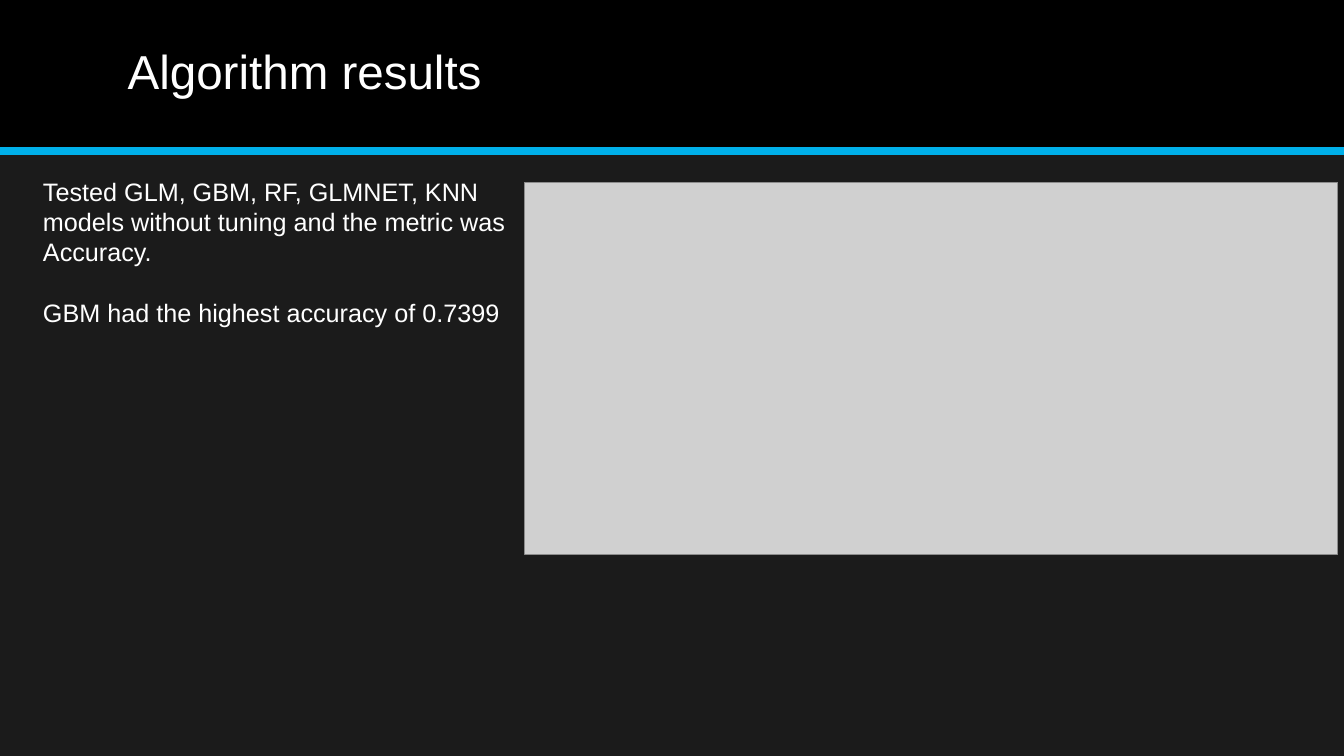
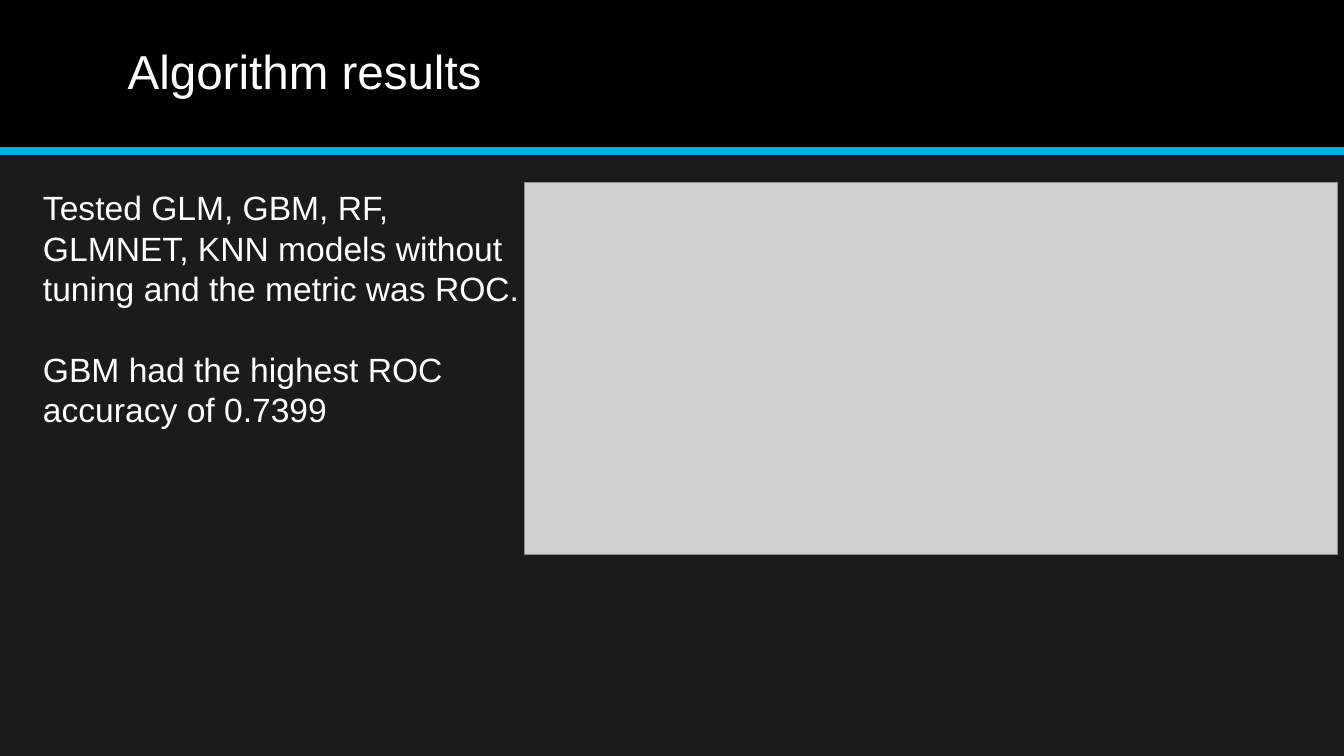
Before and after one commit to aajunwa/capstone, a slide deck: slide 19 of Student Alcohol Consumption Data Science Project.pptx (slide 16 before the commit). Drawn at 1344x756 pixels with LibreOffice and Linux fonts; fonts in the diff are those of the drawing; grey boxes stand for pictures. Boxes give left, top, right and bottom in pixels: in the first picture for what was removed or moved away, otherwise in the second. Text is boxed around its words. In the diff, an @@ line names an element or a change of style, - is before the commit and + after.

```diff
--- a/Student Alcohol Consumption Data Science Project.pptx
+++ b/Student Alcohol Consumption Data Science Project.pptx
@@ text at (43, 195, 519, 429): text changed; size 18 to 24 pt @@
-Tested GLM, GBM, RF, GLMNET, KNN models without tuning and the metric was Accuracy.
-GBM had the highest accuracy of 0.7399
+Tested GLM, GBM, RF, GLMNET, KNN models without tuning and the metric was ROC.
+GBM had the highest ROC accuracy of 0.7399
```
Also in this commit, not shown: 16 other slides changed, 3 slides added, 3 slides removed, 2 other files.
